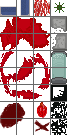
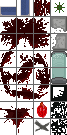
Layer changes from the first 67 × 135 image to the second:
painted on "blood" over (x1=34, y1=0, x2=50, y2=16)
added layer "big_blood1 #1" above "big_blood1" over (x1=0, y1=51, x2=50, y2=100)
painted on "big_blood1" over (x1=0, y1=18, x2=50, y2=100)
removed layer "big_blood1" (2nd of 2) over (x1=0, y1=17, x2=50, y2=50)
painted on "big_blood3" over (x1=0, y1=103, x2=33, y2=133)
